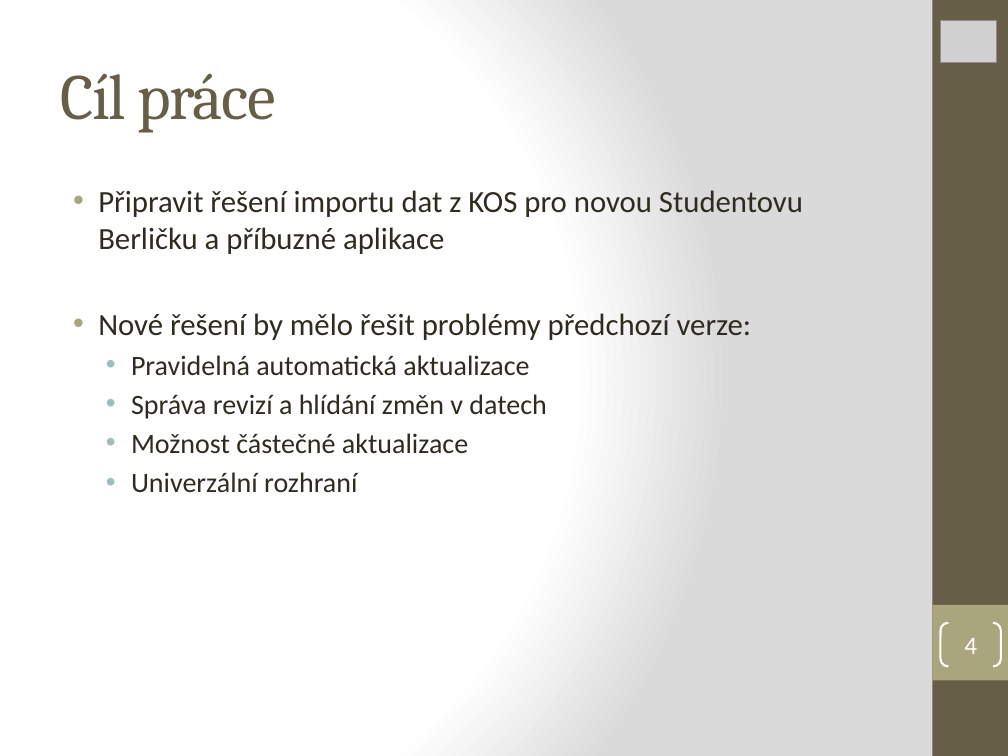
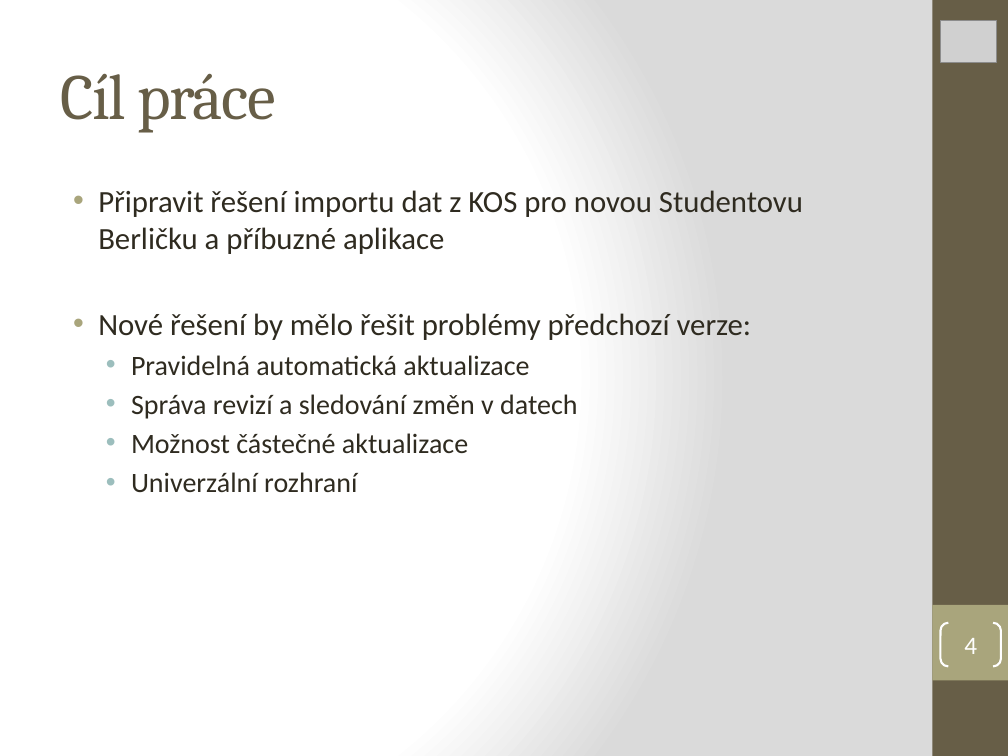
Before and after one commit to janlanger/Bachelor-text, a slide deck: slide 4 of langer_prezentace.pptx. Drawn at 1008x756 pixels with LibreOffice and Linux fonts; fonts in the diff are those of the drawing; grey boxes stand for pictures. Boxes give left, top, right and bottom in pixels: in the first picture for what was removed or moved away, otherwise in the second. Text is boxed around its words. In the diff, an @@ line names an element or a change of style, - is before the commit and + after.

```diff
--- a/langer_prezentace.pptx
+++ b/langer_prezentace.pptx
@@ text at [131,394,578,419]: text changed @@
-  • Správa revizí a hlídání změn v datech
+  • Správa revizí a sledování změn v datech
```
Also in this commit, not shown: 1 other slide changed, 2 other files.
